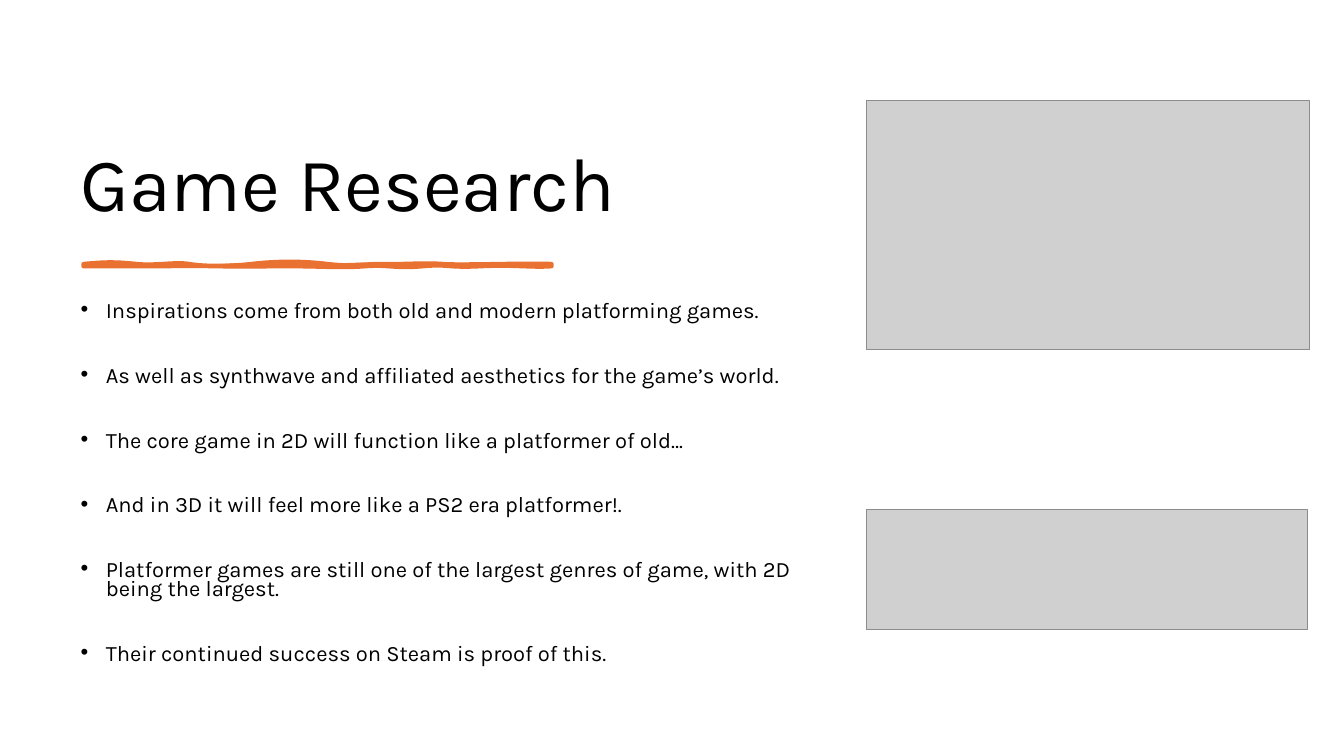
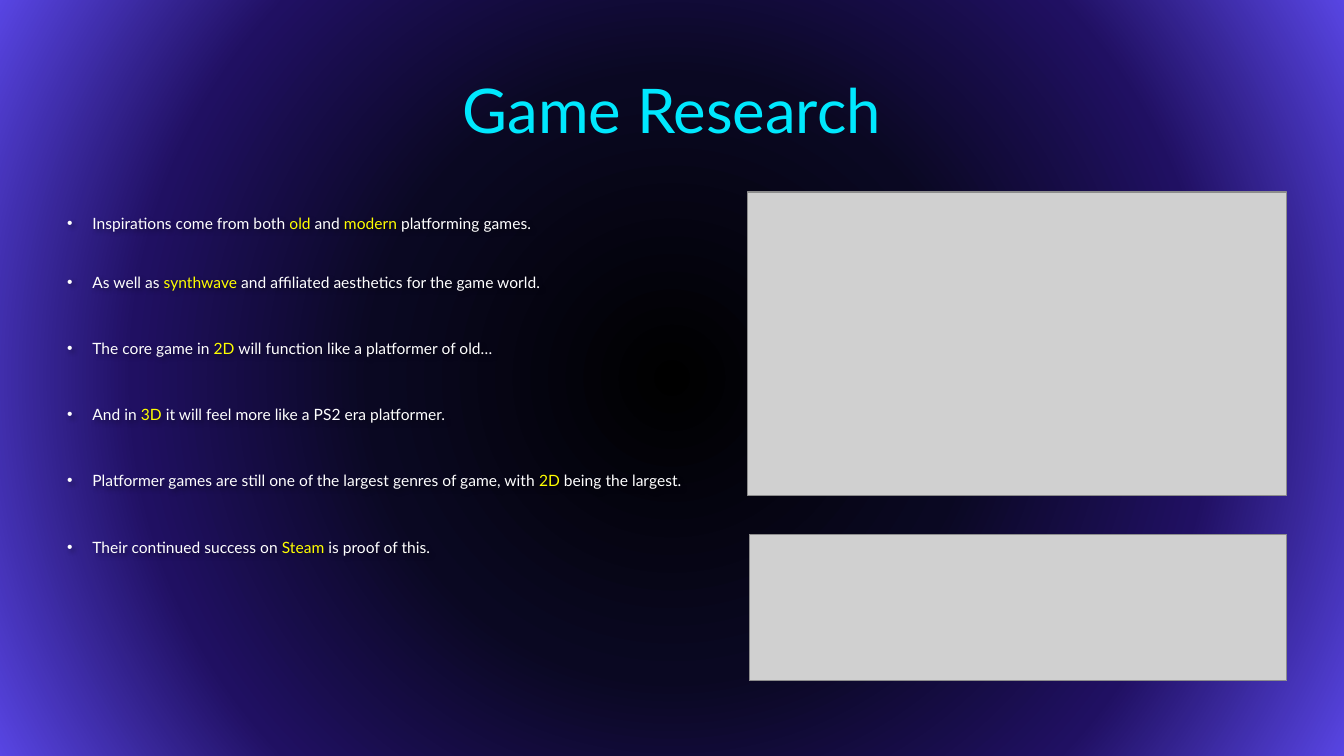
Before and after one commit to forrest10101/Portfolio-Platformer, a slide deck: slide 5 of TechnoSprint Pitch Presentation.pptx. Drawn at 1344x756 pixels with LibreOffice and Linux fonts; fonts in the diff are those of the drawing; grey boxes stand for pictures; background and template pictures are left out. Boxes give left, top, right and bottom in pixels: in the first picture for what was removed or moved away, otherwise in the second. Text is boxed around its words. In the diff, an @@ line names an element or a change of style, - is before the commit and + after.

Commit message:
Update 17/11/2026
Updated powerpoint to fix up issues, add new designs, fonts, and other new stuff.

```diff
--- a/TechnoSprint Pitch Presentation.pptx
+++ b/TechnoSprint Pitch Presentation.pptx
@@ background #FFFFFF to picture (left out) @@
@@ title "Game Research": place and size @@
-title "Game Research" at (81,159,615,212)
+title "Game Research" at (463,87,881,134)
@@ title "Game Research" at (463,87,881,134): size 54 to 44 pt, font Karla to Lato, text colour #000000 to gradient #00E8FE to #04B4C6, letter outline none to #011523 1.5 pt; alignment left to centre; vertical alignment bottom to middle @@
@@ text "Inspirations come from both old ...": place and size @@
-text "Inspirations come from both old ..." at (106,303,790,667)
+text "Inspirations come from both old ..." at (92,217,681,556)
@@ picture: place and size @@
-picture at (867,101,1310,350)
+picture at (748,192,1288,495)
@@ text at (92,217,681,556): size 15.7 to 11.1 pt, font Karla to Lato in "Inspirations come from both old and modern ...", "The core game in 2D will function ...", "Platformer games are still one of the ...", "Their continued success on Steam is proof ..."; text colour #000000 to #FFFFFF in "Inspirations come from both and platforming games.", "The core game in will function like ...", "Platformer games are still one of the ...", "Their continued success on is proof of ..."; text colour #000000 to #FFFF00 in "old modern", "2D", "2D", "Steam"; line spacing 0.7 to 1.4 @@
@@ freeform shape removed at (84,264,552,266) @@
@@ text at (92,276,540,291): text changed; size 15.7 to 11.1 pt; font Karla to Lato; text colour #000000 to #FFFFFF @@
-• As well as synthwave and affiliated aesthetics for the game’s world.
+• As well as synthwave and affiliated aesthetics for the game world.
@@ text at (92,408,445,423): text changed; size 15.7 to 11.1 pt; font Karla to Lato; text colour #000000 to #FFFFFF @@
-• And in 3D it will feel more like a PS2 era platformer!.
+• And in 3D it will feel more like a PS2 era platformer.
@@ picture: place and size @@
-picture at (867,510,1308,630)
+picture at (749,535,1287,682)
```
Also in this commit, not shown: 13 other slides changed, 3 other files.
